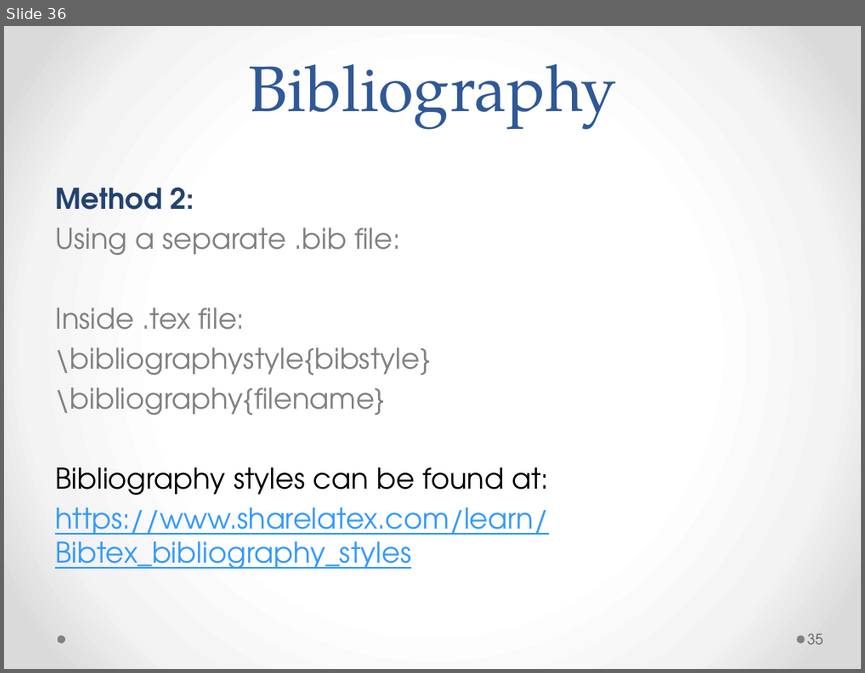
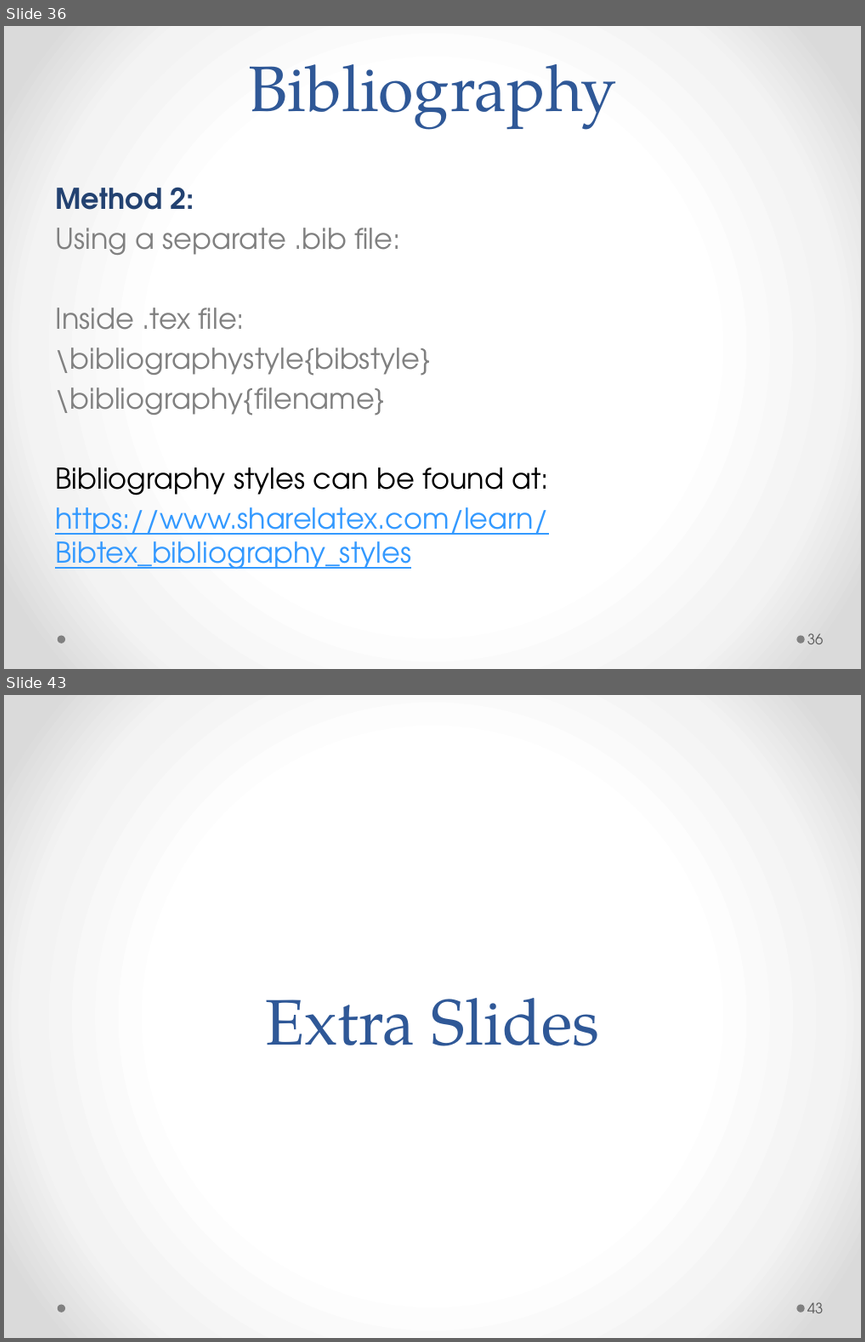
Before and after one commit to Andromedanita/Latex_workshop, a slide deck: Mine.pptx. Shown one above the other, each under a label of ours: slide 36 before the commit, slides 36 and 43 after it; the slides between them are not shown. The pictures are 865x673 and 865x1342 pixels, drawn with LibreOffice and Linux fonts; fonts in the diff are those of the drawing. Boxes give left, top, right and bottom in pixels: in the first picture for what was removed or moved away, otherwise in the second. Text is boxed around its words. In the diff, an @@ line names an element or a change of style, - is before the commit and + after.

```diff
--- a/Mine.pptx
+++ b/Mine.pptx
@@ slide 43 added at (4,695,861,1338), background gradient #FFFFFF to #F4F4F4 to #DADADA; not listed: 2 template elements that a slide beside it also shows @@
@@ title added at (265,998,600,1046), 54 pt, text #2F5897 @@
+Extra Slides
@@ page number added at (807,1302,823,1313), 12 pt, text #595959 @@
+43
@@ page number at (807,633,823,644): text changed @@
-35
+36
```
Also in this commit, not shown: 3 slides changed, 4 other slides added, 1 slide removed, 2 other files.
